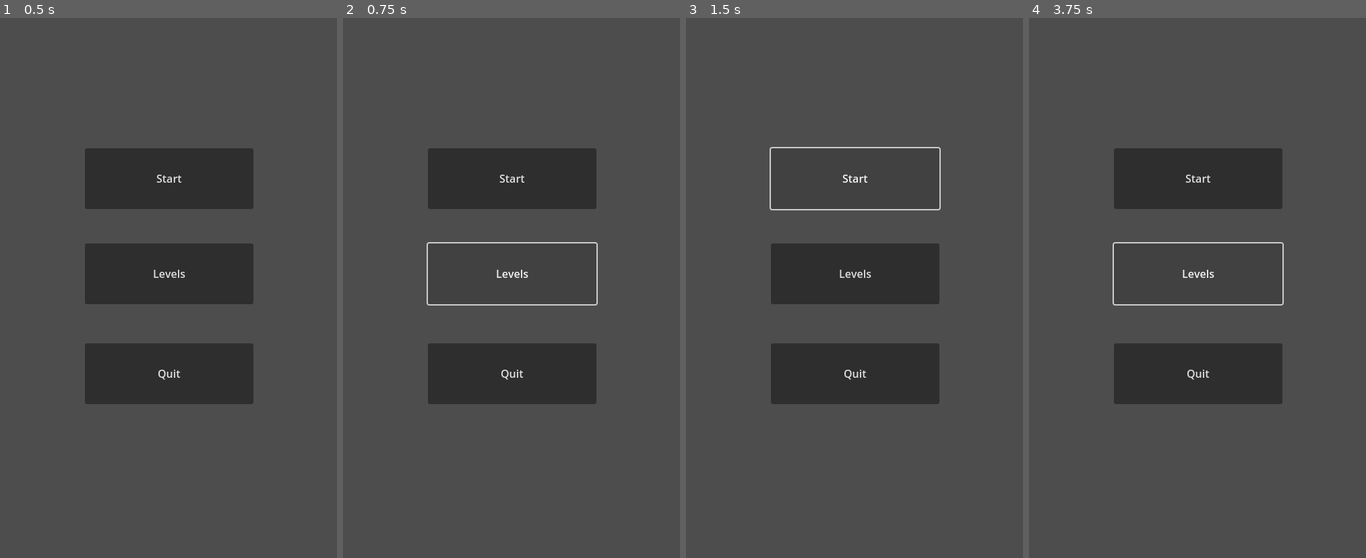
Above: before the commit, frames 1-4 (left to right).
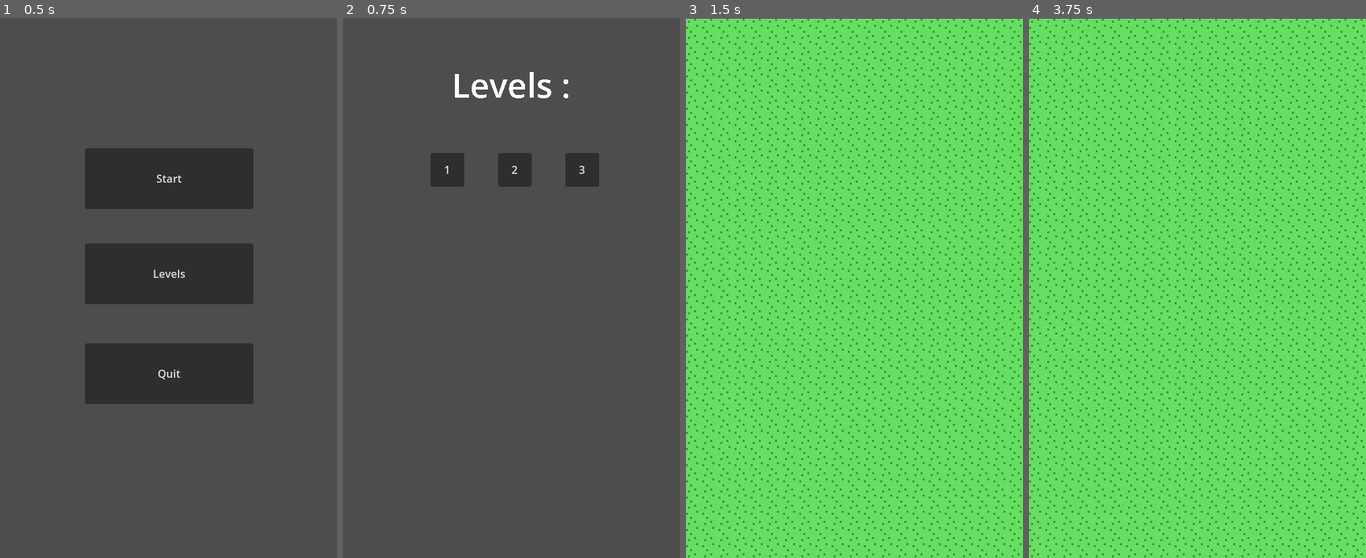
Above: after the commit, the same moments.

Repository: lxnbt/Olympic_Flame_JAM
Game: Godot game, scene res://menu.tscn
Two runs of this game, one before a commit and one after it. Both use one fixed random seed, a clock stepped at 60 frames per second and the inputs below.
Inputs (mouse positions are in pixels of both pictures, inside the frame that each line leads up to):
- Up to frame 1 (0.5 s): no input
- Up to frame 2 (0.75 s): click "Levels" at 0.5 s
- Up to frame 3 (1.5 s): click (790, 169) at 1.25 s, where only the run after the commit has a clickable "1"
- Up to frame 4 (3.75 s): click (1197, 180) at 2 s, where only the run before the commit has a clickable "Start"; click (1197, 180) at 2.75 s, where only the run before the commit has a clickable "Start"; click (1197, 271) at 3.5 s, where only the run before the commit has a clickable "Levels"

Frame 1 is identical in both runs. In frame 2, 10% of the frame differs, in the area x 24-76%, y 10-72%; in frame 3, 100%, in the area x 0-100%, y 0-100%; in frame 4, 100%.

Commit message:
Add menu

Diff:
--- /dev/null
+++ b/src/menu.gd
@@ -0,0 +1,19 @@
+extends Control
+
+
+# Called when the node enters the scene tree for the first time.
+func _ready():
+	pass
+
+# Called every frame. 'delta' is the elapsed time since the previous frame.
+func _process(delta):
+	pass
+
+func _on_start_pressed():
+	get_tree().change_scene_to_file("res://Levels/1.tscn")
+
+func _on_quit_pressed():
+	get_tree().quit()
+
+func _on_levels_pressed():
+	get_tree().change_scene_to_file("res://menu_levels.tscn")
--- a/src/menu.tscn
+++ b/src/menu.tscn
@@ -1,4 +1,6 @@
-[gd_scene format=3 uid="uid://sms0tu7i6ilw"]
+[gd_scene load_steps=2 format=3 uid="uid://sms0tu7i6ilw"]
+
+[ext_resource type="Script" path="res://menu.gd" id="1_f8qra"]
 
 [node name="Menu" type="Control"]
 layout_mode = 3
@@ -8,6 +10,7 @@
 grow_horizontal = 2
 grow_vertical = 2
 size_flags_horizontal = 0
+script = ExtResource("1_f8qra")
 
 [node name="Start" type="Button" parent="."]
 layout_mode = 2
@@ -16,6 +19,14 @@
 offset_right = 376.0
 offset_bottom = 283.0
 text = "Start"
+
+[node name="Levels" type="Button" parent="."]
+layout_mode = 2
+offset_left = 126.0
+offset_top = 334.0
+offset_right = 376.0
+offset_bottom = 424.0
+text = "Levels"
 
 [node name="Quit" type="Button" parent="."]
 layout_mode = 2
@@ -26,10 +37,6 @@
 size_flags_vertical = 0
 text = "Quit"
 
-[node name="Levels" type="Button" parent="."]
-layout_mode = 2
-offset_left = 126.0
-offset_top = 334.0
-offset_right = 376.0
-offset_bottom = 424.0
-text = "Levels"
+[connection signal="pressed" from="Start" to="." method="_on_start_pressed"]
+[connection signal="pressed" from="Levels" to="." method="_on_levels_pressed"]
+[connection signal="pressed" from="Quit" to="." method="_on_quit_pressed"]
--- /dev/null
+++ b/src/menu_levels.gd
@@ -0,0 +1,19 @@
+extends Control
+
+
+# Called when the node enters the scene tree for the first time.
+func _ready():
+	pass # Replace with function body.
+
+# Called every frame. 'delta' is the elapsed time since the previous frame.
+func _process(delta):
+	pass
+
+func _on_1_pressed():
+	get_tree().change_scene_to_file("res://Levels/1.tscn")
+
+func _on_2_pressed():
+	pass
+
+func _on_3_pressed():
+	pass
--- /dev/null
+++ b/src/menu_levels.tscn
@@ -0,0 +1,51 @@
+[gd_scene load_steps=2 format=3 uid="uid://dxn0w1t3se2n"]
+
+[ext_resource type="Script" path="res://menu_levels.gd" id="1_0y7e4"]
+
+[node name="Menu_levels" type="Control"]
+layout_mode = 3
+anchors_preset = 15
+anchor_right = 1.0
+anchor_bottom = 1.0
+grow_horizontal = 2
+grow_vertical = 2
+script = ExtResource("1_0y7e4")
+
+[node name="1" type="Button" parent="."]
+layout_mode = 0
+offset_left = 130.0
+offset_top = 200.0
+offset_right = 180.0
+offset_bottom = 250.0
+text = "1
+"
+
+[node name="2" type="Button" parent="."]
+layout_mode = 0
+offset_left = 230.0
+offset_top = 200.0
+offset_right = 280.0
+offset_bottom = 250.0
+text = "2"
+
+[node name="3" type="Button" parent="."]
+layout_mode = 0
+offset_left = 330.0
+offset_top = 200.0
+offset_right = 380.0
+offset_bottom = 250.0
+text = "3"
+
+[node name="Title" type="Label" parent="."]
+layout_mode = 0
+offset_right = 9980.0
+offset_bottom = 3960.0
+scale = Vector2(0.05, 0.05)
+theme_override_font_sizes/font_size = 1000
+text = "Levels :"
+horizontal_alignment = 1
+vertical_alignment = 1
+
+[connection signal="pressed" from="1" to="." method="_on_1_pressed"]
+[connection signal="pressed" from="2" to="." method="_on_2_pressed"]
+[connection signal="pressed" from="3" to="." method="_on_3_pressed"]
--- a/src/project.godot
+++ b/src/project.godot
@@ -19,6 +19,7 @@
 
 window/size/viewport_width=500
 window/size/viewport_height=800
+window/size/resizable=false
 
 [rendering]
 
